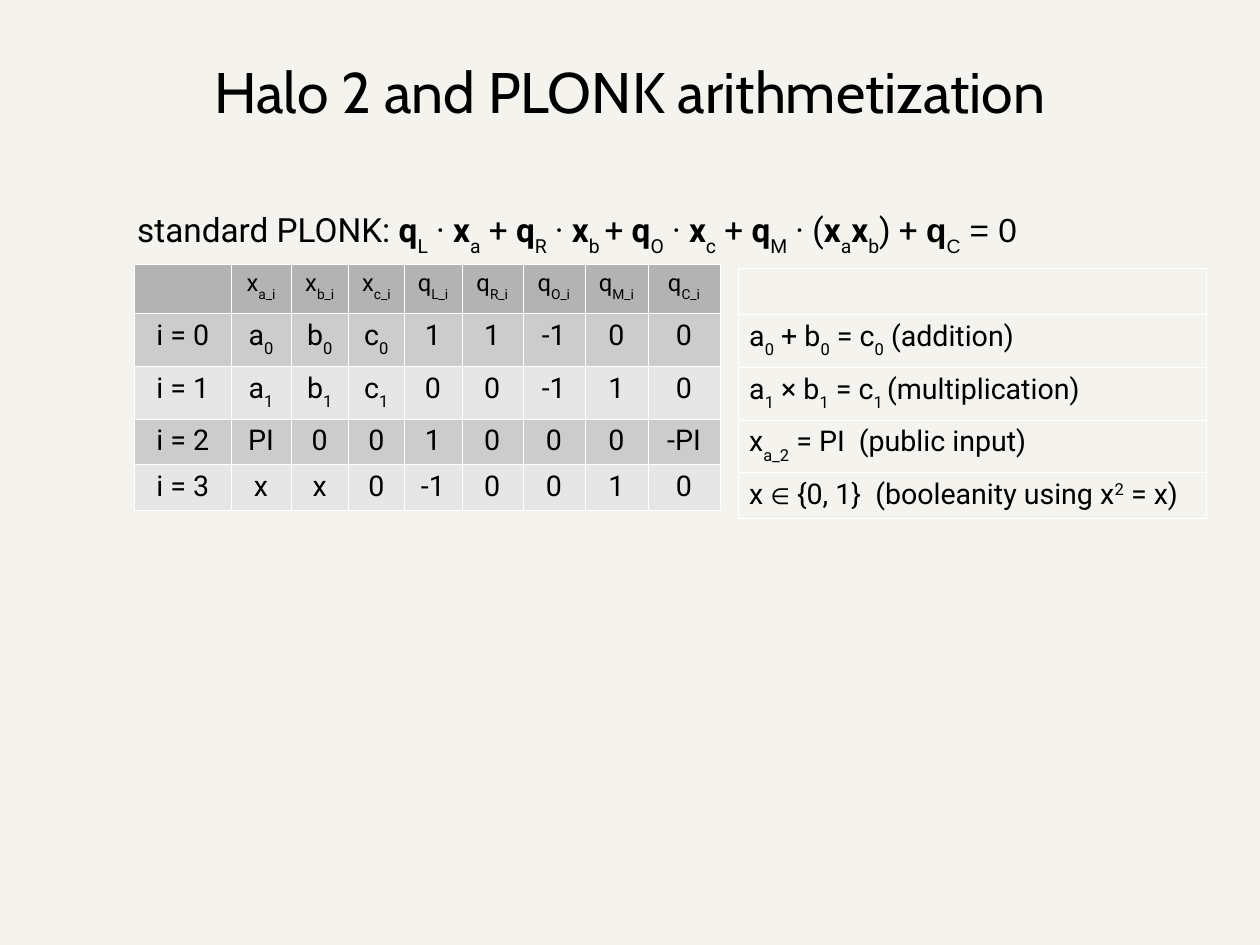
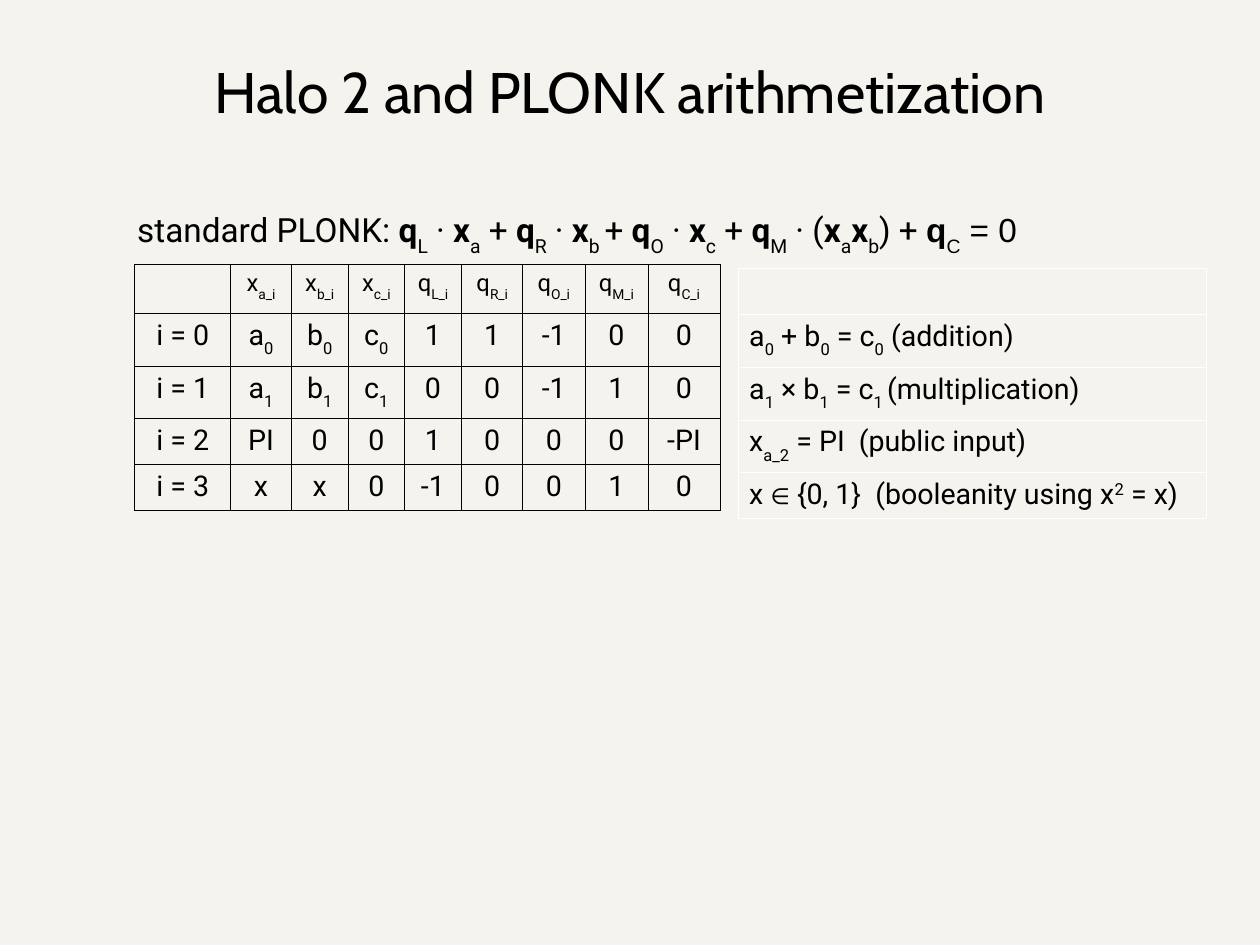
Before and after one commit to daira/halographs, a slide deck: slide 7 of deepdive.odp. Drawn at 1260x945 pixels with LibreOffice and Linux fonts; fonts in the diff are those of the drawing. Boxes give left, top, right and bottom in pixels: in the first picture for what was removed or moved away, otherwise in the second. Text is boxed around its words. In the diff, an @@ line names an element or a change of style, - is before the commit and + after.

Commit message:
Deep dive presentation: Ying Tong's correction to the PLONK permutation argument, and formatting/notation fixes.

```diff
--- a/deepdive.odp
+++ b/deepdive.odp
@@ table at [135, 264, 719, 508] @@
@@ fill #B3B3B3 to none in 8 cells @@
@@ fill #CCCCCC to none in 18 cells @@
@@ fill #E6E6E6 to none in 18 cells @@
@@ borders changed @@
```
Also in this commit, not shown: 25 other slides changed, 1 slide added, 1 other file.
